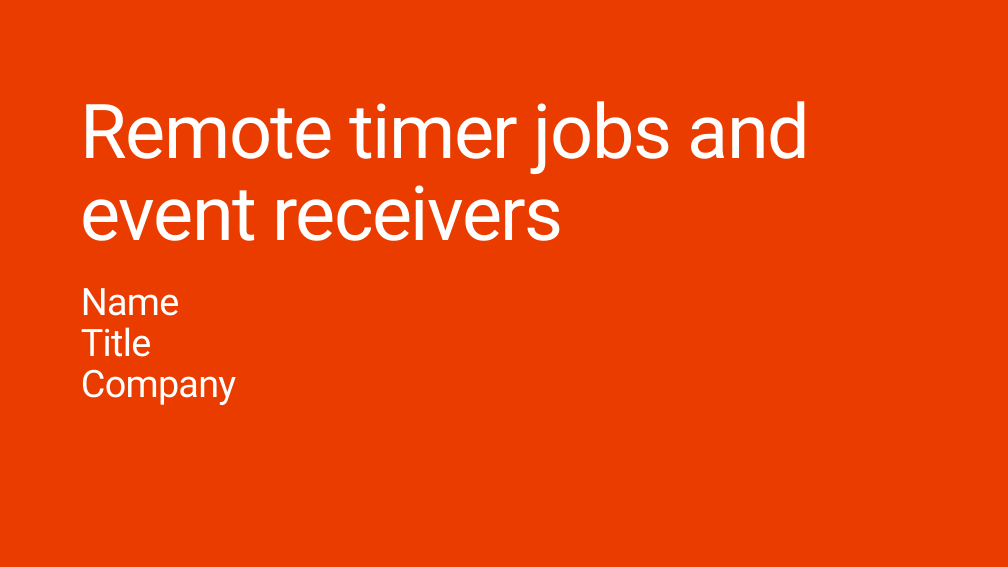
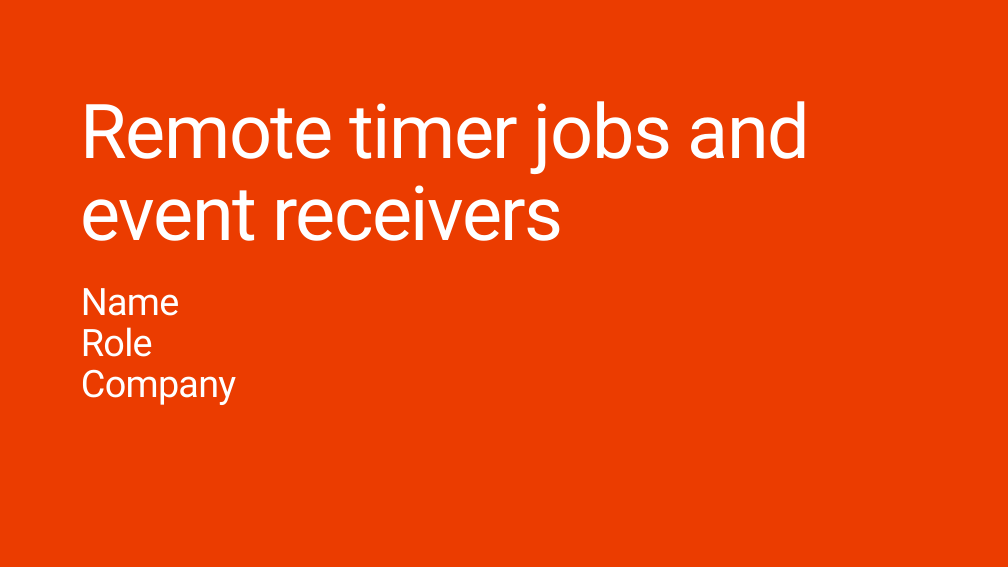
Before and after one commit to OfficeDev/TrainingContent, a slide deck: slide 1 of O3658/05 Using Remote Event Receivers and Remote Timer Jobs/5_RemoteTimersEvents.pptx. Drawn at 1008x567 pixels with LibreOffice and Linux fonts; fonts in the diff are those of the drawing; background and template pictures are left out. Boxes give left, top, right and bottom in pixels: in the first picture for what was removed or moved away, otherwise in the second. Text is boxed around its words. In the diff, an @@ line names an element or a change of style, - is before the commit and + after.

```diff
--- a/O3658/05 Using Remote Event Receivers and Remote Timer Jobs/5_RemoteTimersEvents.pptx
+++ b/O3658/05 Using Remote Event Receivers and Remote Timer Jobs/5_RemoteTimersEvents.pptx
@@ text at box(81, 327, 153, 357): text changed @@
-Title
+Role
```
Also in this commit, not shown: 8 other slides changed.
